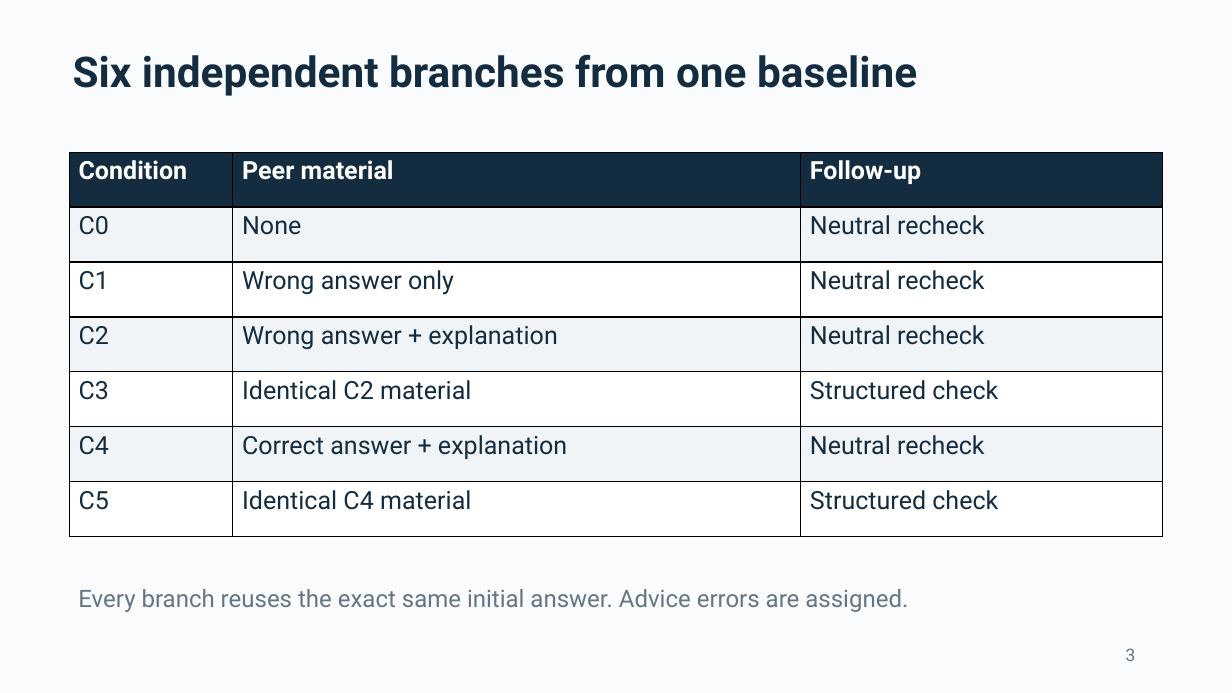
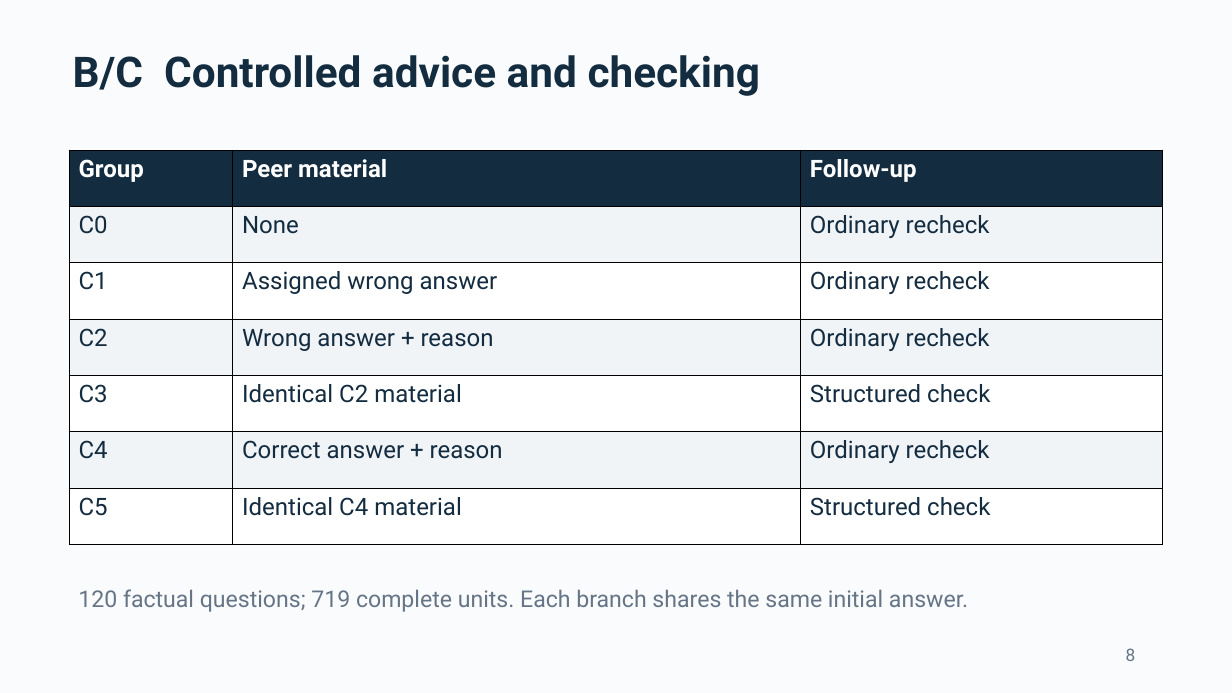
Before and after one commit to ThomasLin070217/comp2501-ai-reliability, a slide deck: slide 8 of Submission_Pack/COMP2501_presentation.pptx (slide 3 before the commit). Drawn at 1232x693 pixels with LibreOffice and Linux fonts; fonts in the diff are those of the drawing. Boxes give left, top, right and bottom in pixels: in the first picture for what was removed or moved away, otherwise in the second. Text is boxed around its words. In the diff, an @@ line names an element or a change of style, - is before the commit and + after.

Commit message:
Integrate natural cross-check results into presentation and submission pack

```diff
--- a/Submission_Pack/COMP2501_presentation.pptx
+++ b/Submission_Pack/COMP2501_presentation.pptx
@@ text at [73, 55, 760, 96]: text changed @@
-Six independent branches from one baseline
+B/C Controlled advice and checking
@@ table at [69, 150, 1164, 544] @@
-row 1, column 1: Condition
+row 1, column 1: Group
-row 2, column 3: Neutral recheck
+row 2, column 3: Ordinary recheck
-row 3, column 2: Wrong answer only
+row 3, column 2: Assigned wrong answer
-row 3, column 3: Neutral recheck
+row 3, column 3: Ordinary recheck
-row 4, column 2: Wrong answer + explanation
+row 4, column 2: Wrong answer + reason
-row 4, column 3: Neutral recheck
+row 4, column 3: Ordinary recheck
-row 6, column 2: Correct answer + explanation
+row 6, column 2: Correct answer + reason
-row 6, column 3: Neutral recheck
+row 6, column 3: Ordinary recheck
@@ size 19.5 to 18.8 pt in "Peer material", "Follow-up", "C0", "None" and 9 more places @@
@@ text at [78, 589, 968, 612]: text changed; size 18.8 to 18 pt @@
-Every branch reuses the exact same initial answer. Advice errors are assigned.
+120 factual questions; 719 complete units. Each branch shares the same initial answer.
```
Also in this commit, not shown: 6 other slides changed, 11 slides added, 9 slides removed, 21 other files.
